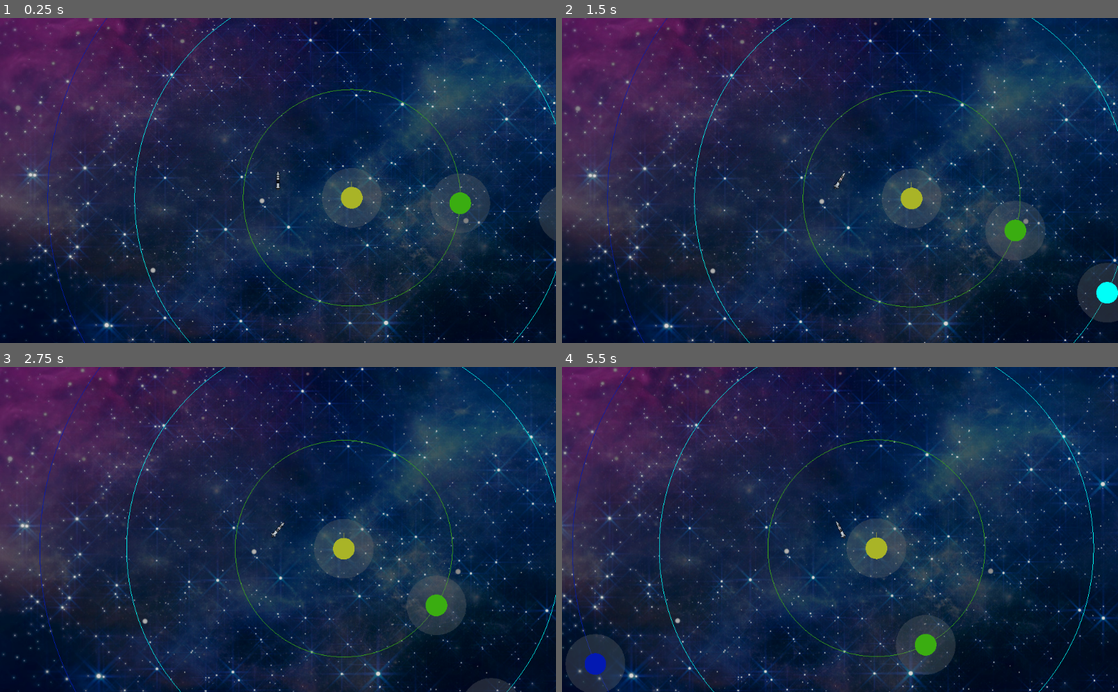
Above: before the commit, frames 1-4 (two rows, left to right).
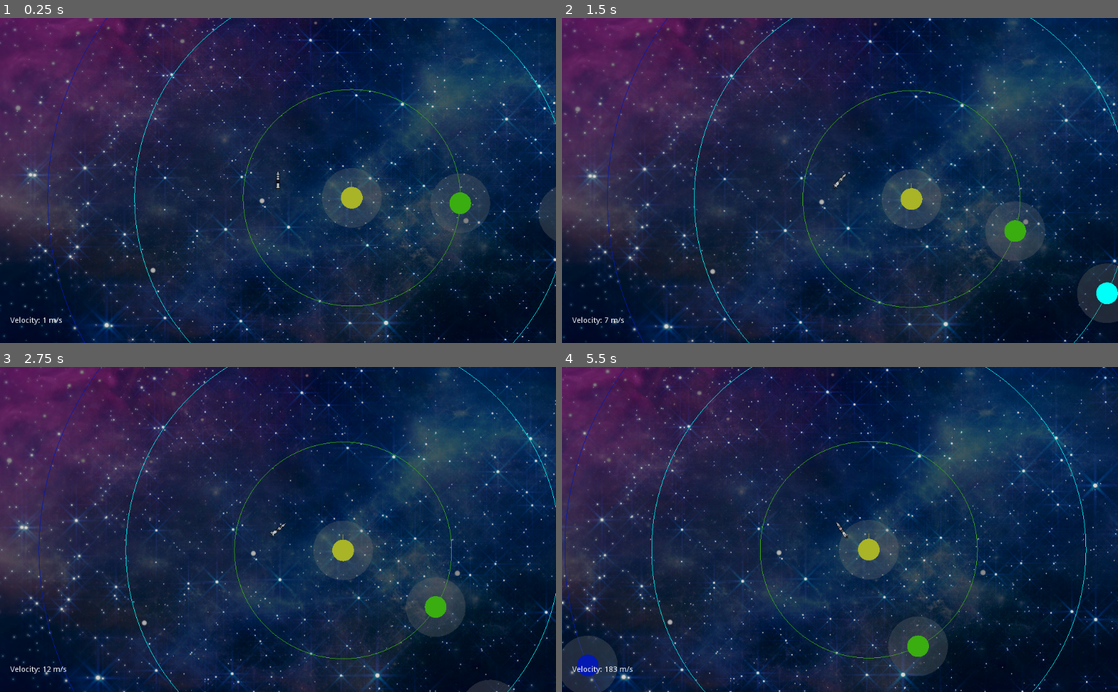
Above: after the commit, the same moments.

Repository: JMike360/SpaceProto2D
Game: Godot game, scene res://main.tscn
Two runs of this game, one before a commit and one after it. Both use one fixed random seed, a clock stepped at 60 frames per second and the inputs below.
Inputs:
- Up to frame 1 (0.25 s): no input
- Up to frame 2 (1.5 s): tap Enter (ui_accept) at 0.5, 0.77 s; hold Right (ui_right) 0.53-1.28 s; hold Left (ui_left) from 1.28 s (still down)
- Up to frame 3 (2.75 s): tap Enter (ui_accept) at 1.52 s; release Left (ui_left) at 2.03 s; hold Right (ui_right) from 2.03 s (still down)
- Up to frame 4 (5.5 s): tap Enter (ui_accept) at 3.02, 3.77, 4.52 s; release Right (ui_right) at 3.53 s; hold Left (ui_left) from 3.53 s (still down)

The runs differ from the first frame. In frame 1, less than 0.1% of the frame differs, in the area x 1-12%, y 91-95%; in frame 2, 2.2%; in frame 3, 5.4%; in frame 4, 9.7%, in the area x 0-100%, y 0-100%.

Commit message:
updates to orbit parameters, updated velocity calculation, added first UI

Diff:
--- a/Rocket.gd
+++ b/Rocket.gd
@@ -6,10 +6,11 @@
 # var b = "text"
 export var gravMass = 100
 export var speed = 10
-export var rotSpeed = 1
+export var rotSpeed = 1.3
 var anchors = []
 var velocity = Vector2(0,0)
 var orbitAnchor
+var prevPos = Vector2(0,0)
 # Called when the node enters the scene tree for the first time.
 func _ready():
 	pass # Replace with function body.
@@ -51,13 +52,27 @@
 
 	$AnimatedSprite.set_animation("firing" if boosting else "default")
 	if not boosting and shouldOrbit:
-		position = orbitAnchor.position + Vector2(radius*cos(t), radius*sin(t))
-
-	var force = calc_net_force(boosting)
-	velocity += (force / gravMass) * delta
-	position += velocity * delta
+		position = lerp(position, orbitAnchor.position + Vector2(radius*cos(t), radius*sin(t)), clamp(abs(0.05*t), 0, 1.0))
+		velocity = (position - prevPos) / (delta*orbitSpeed)
+		prevPos = position
+	else:
+		var force = calc_net_force(boosting)
+		velocity += (force / gravMass) * delta
+		position += velocity * delta
 
 
+func calc_t0():
+	var vOrbitAnchorToRocket = position - orbitAnchor.position
+	var simpleAngle = atan(abs(vOrbitAnchorToRocket.y) / abs(vOrbitAnchorToRocket.x))
+	var angleAdjust = 0
+	if(vOrbitAnchorToRocket.x < 0 and vOrbitAnchorToRocket.y >= 0):
+		angleAdjust = PI/2
+	elif(vOrbitAnchorToRocket.x >= 0 and vOrbitAnchorToRocket.y < 0):
+		angleAdjust = -PI/2
+	elif(vOrbitAnchorToRocket.x <= 0 and vOrbitAnchorToRocket.y <= 0):
+		angleAdjust = PI
+
+	return simpleAngle + angleAdjust
 
 
 
@@ -69,6 +84,8 @@
 			orbitAnchor = a
 			print("Found planet to orbit")
 			shouldOrbit = true
+			t = calc_t0()
+			prevPos = position
 
 
 
--- /dev/null
+++ b/VelocityMeter.gd
@@ -0,0 +1,16 @@
+extends Label
+
+
+# Declare member variables here. Examples:
+# var a = 2
+# var b = "text"
+
+var rocket
+# Called when the node enters the scene tree for the first time.
+func _ready():
+	rocket = get_node("../../Rocket")
+
+
+# Called every frame. 'delta' is the elapsed time since the previous frame.
+func _process(delta):
+	text = "Velocity: " + str(round(rocket.velocity.length())) + " m/s"
--- a/main.tscn
+++ b/main.tscn
@@ -7,6 +7,7 @@
 [ext_resource path="res://SolarSystem.gd" type="Script" id=5]
 [ext_resource path="res://Rocket.tscn" type="PackedScene" id=6]
 [ext_resource path="res://Rocket.gd" type="Script" id=7]
+[ext_resource path="res://VelocityMeter.gd" type="Script" id=8]
 
 [node name="main" type="Node2D"]
 script = ExtResource( 2 )
@@ -30,6 +31,7 @@
 speed = 0.2
 anchor = Vector2( 500, 350 )
 color = Color( 0.235294, 0.682353, 0.0745098, 1 )
+orbitRange = 150
 
 [node name="Planet2" parent="SolarSystem" instance=ExtResource( 1 )]
 mass = 0.00102041
@@ -37,6 +39,7 @@
 speed = 0.5
 anchor = Vector2( 500, 350 )
 color = Color( 0.0156863, 0.105882, 0.701961, 1 )
+orbitRange = 150
 
 [node name="Sun" parent="SolarSystem" instance=ExtResource( 1 )]
 radius = 0
@@ -50,11 +53,24 @@
 speed = 0.3
 anchor = Vector2( 500, 350 )
 color = Color( 0, 1, 0.976471, 1 )
+orbitRange = 150
 
 [node name="Rocket" parent="." instance=ExtResource( 6 )]
 position = Vector2( 364, 318 )
 script = ExtResource( 7 )
-speed = 2000
+speed = 3000
+
+[node name="CanvasLayer" type="CanvasLayer" parent="."]
+
+[node name="VelocityMeter" type="Label" parent="CanvasLayer"]
+anchor_top = 1.0
+anchor_bottom = 1.0
+margin_left = 19.0
+margin_top = -48.0
+margin_right = 136.0
+margin_bottom = -25.0
+text = "Velocity: 0 m/s"
+script = ExtResource( 8 )
 
 [connection signal="area_entered" from="Rocket" to="Rocket" method="_on_Rocket_area_entered"]
 [connection signal="area_exited" from="Rocket" to="Rocket" method="_on_Rocket_area_exited"]
Not shown: 1 places in main.tscn that only renumber resources
